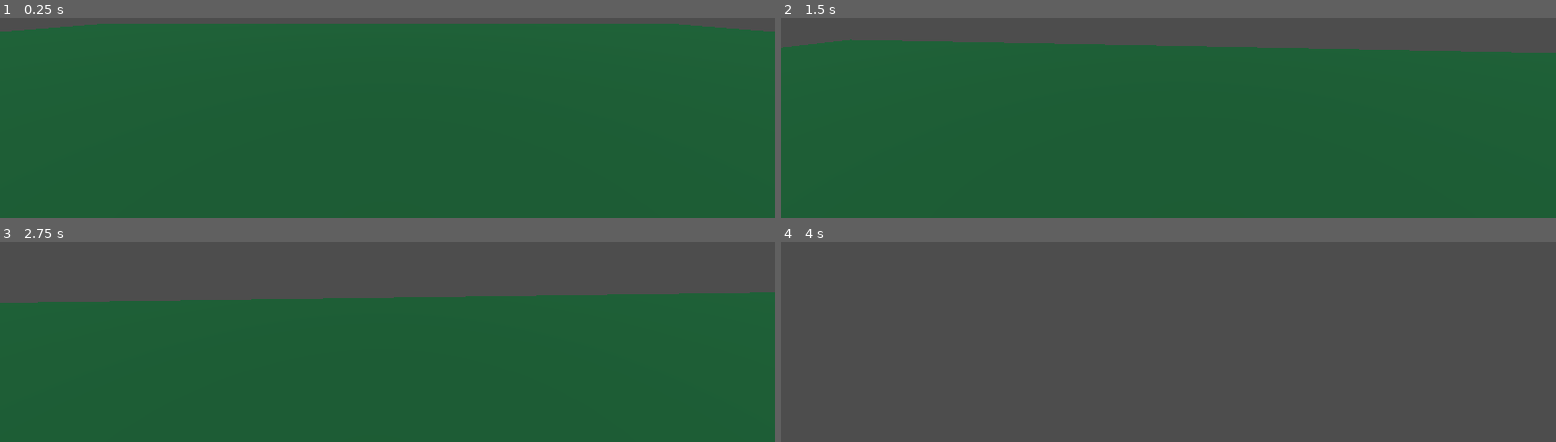
Above: before the commit, frames 1-4 (two rows, left to right).
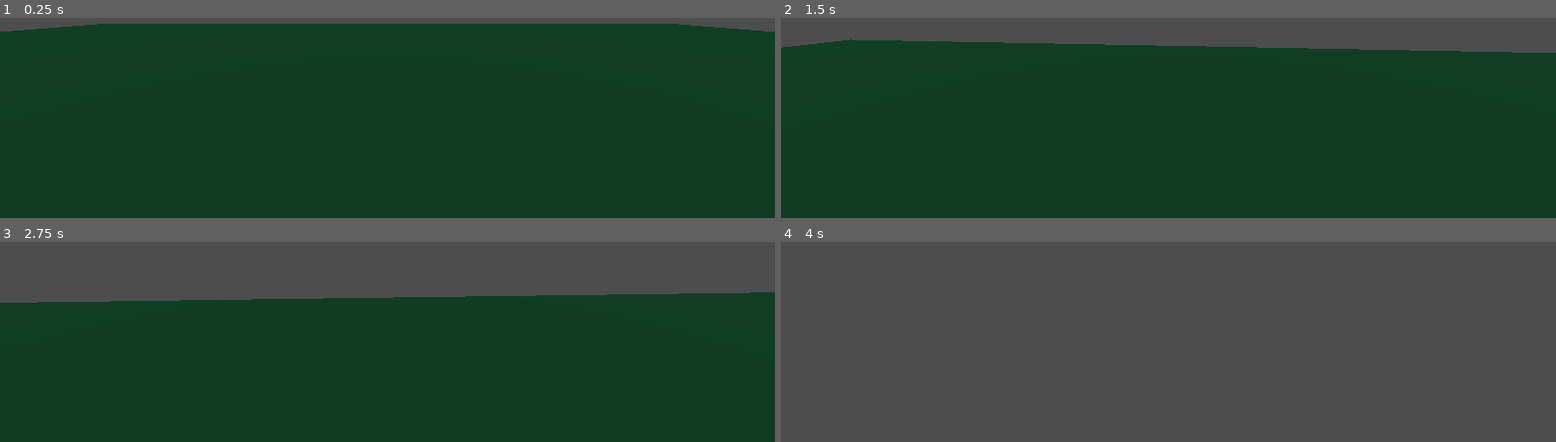
Above: after the commit, the same moments.

Repository: corkranspPA/APCSA-PostTerm2026
Game: Godot game, scene res://main.tscn
Same seed, same stepped clock (60 frames per second), same inputs: the game is played once before the commit and once after it.
Inputs (mouse positions are in pixels of both pictures, inside the frame that each line leads up to):
- Up to frame 1 (0.25 s): no input
- Up to frame 2 (1.5 s): tap Enter at 0.5 s; move the mouse to (outside the picture) at 0.52 s; hold W (move_forward) from 0.53 s (still down); tap Space (jump) at 0.77 s; move the mouse to (outside the picture) at 1.27 s
- Up to frame 3 (2.75 s): keep holding W (move_forward); tap Space (jump) at 1.52 s; move the mouse to (outside the picture) at 2.02 s
- Up to frame 4 (4 s): keep holding W (move_forward); move the mouse to (outside the picture) at 2.77 s; tap Space (jump) at 3.02, 3.77 s; move the mouse to (outside the picture) at 3.52 s

The runs differ from the first frame. In frame 1, 97% of the frame differs, in the area x 0-100%, y 2-100%; in frame 2, 86%; in frame 3, 72%; in frame 4, nothing differs.

Commit message:
floatingBlock

Diff:
--- a/main.tscn
+++ b/main.tscn
@@ -1,9 +1,6 @@
 [gd_scene format=3 uid="uid://cqow47bch5ocs"]
 
 [ext_resource type="Script" uid="uid://b0gd8hrqpvtbb" path="res://player.gd" id="1_ig7tw"]
-
-[sub_resource type="BoxShape3D" id="BoxShape3D_0xm2m"]
-size = Vector3(1, 1.989502, 2.4863281)
 
 [sub_resource type="PlaneMesh" id="PlaneMesh_7dm0k"]
 size = Vector2(40, 40)
@@ -13,20 +10,17 @@
 
 [sub_resource type="CapsuleShape3D" id="CapsuleShape3D_0xm2m"]
 
+[sub_resource type="BoxMesh" id="BoxMesh_ig7tw"]
+
+[sub_resource type="BoxShape3D" id="BoxShape3D_0xm2m"]
+size = Vector3(0.9897461, 1, 1)
+
 [node name="Node3D" type="Node3D" unique_id=1205225603]
 
 [node name="WorldEnvironment" type="WorldEnvironment" parent="." unique_id=143563575]
 
 [node name="DirectionalLight3D" type="DirectionalLight3D" parent="." unique_id=1345094640]
-
-[node name="wall" type="MeshInstance3D" parent="." unique_id=1979158723]
-
-[node name="StaticBody3D" type="StaticBody3D" parent="wall" unique_id=586450067]
-
-[node name="CollisionShape3D" type="CollisionShape3D" parent="wall/StaticBody3D" unique_id=1856738121]
-transform = Transform3D(1, 0, 0, 0, 1, 0, 0, 0, 1, 0, 1.0465059, -3.6337562)
-shape = SubResource("BoxShape3D_0xm2m")
-disabled = true
+shadow_enabled = true
 
 [node name="Ground" type="MeshInstance3D" parent="." unique_id=1511768674]
 transform = Transform3D(1, 0, 0, 0, 1, 0, 0, 0, 1, 0.0075335503, 0.02169919, 0.022922158)
@@ -54,9 +48,20 @@
 [node name="DirectionalLight3D2" type="DirectionalLight3D" parent="." unique_id=422222544]
 transform = Transform3D(1, 0, 0, 0, 0.75499576, 0.6557297, 0, -0.6557297, 0.75499576, 0.20638585, 26.892277, 9.304912)
 light_color = Color(0.12941177, 0.4, 0.23137255, 1)
-light_energy = 3.505
-light_indirect_energy = 5.673
-light_volumetric_fog_energy = 2.426
+light_energy = 1.683
+light_indirect_energy = 5.99
+light_volumetric_fog_energy = 5.198
 light_angular_distance = 4.01
-light_specular = 2.98
+light_specular = 1.713
 shadow_enabled = true
+
+[node name="wall" type="MeshInstance3D" parent="." unique_id=1433370057]
+transform = Transform3D(8.517738, 0, 0, 0, 1, 0, 0, 0, 1, 0, 2.1822028, 6.987879)
+mesh = SubResource("BoxMesh_ig7tw")
+
+[node name="StaticBody3D" type="StaticBody3D" parent="wall" unique_id=649202738]
+
+[node name="CollisionShape3D" type="CollisionShape3D" parent="wall/StaticBody3D" unique_id=224380776]
+transform = Transform3D(1, 0, 0, 0, 1, 0, 0, 0, 1, -0.0024300218, -0.0007583499, -0.0021414757)
+shape = SubResource("BoxShape3D_0xm2m")
+debug_color = Color(0.99595994, 0.9918212, 0.9971054, 1)
